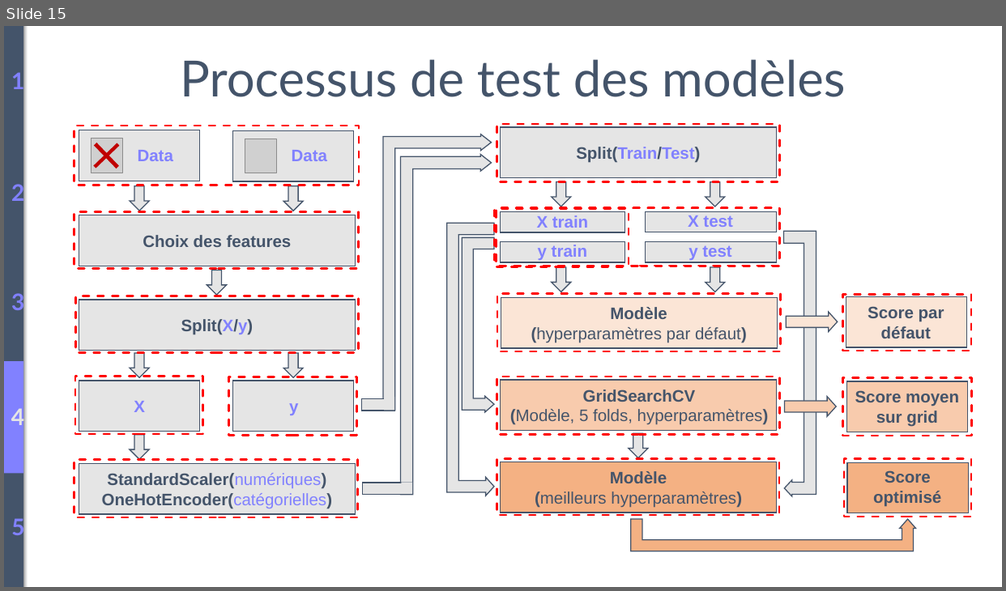
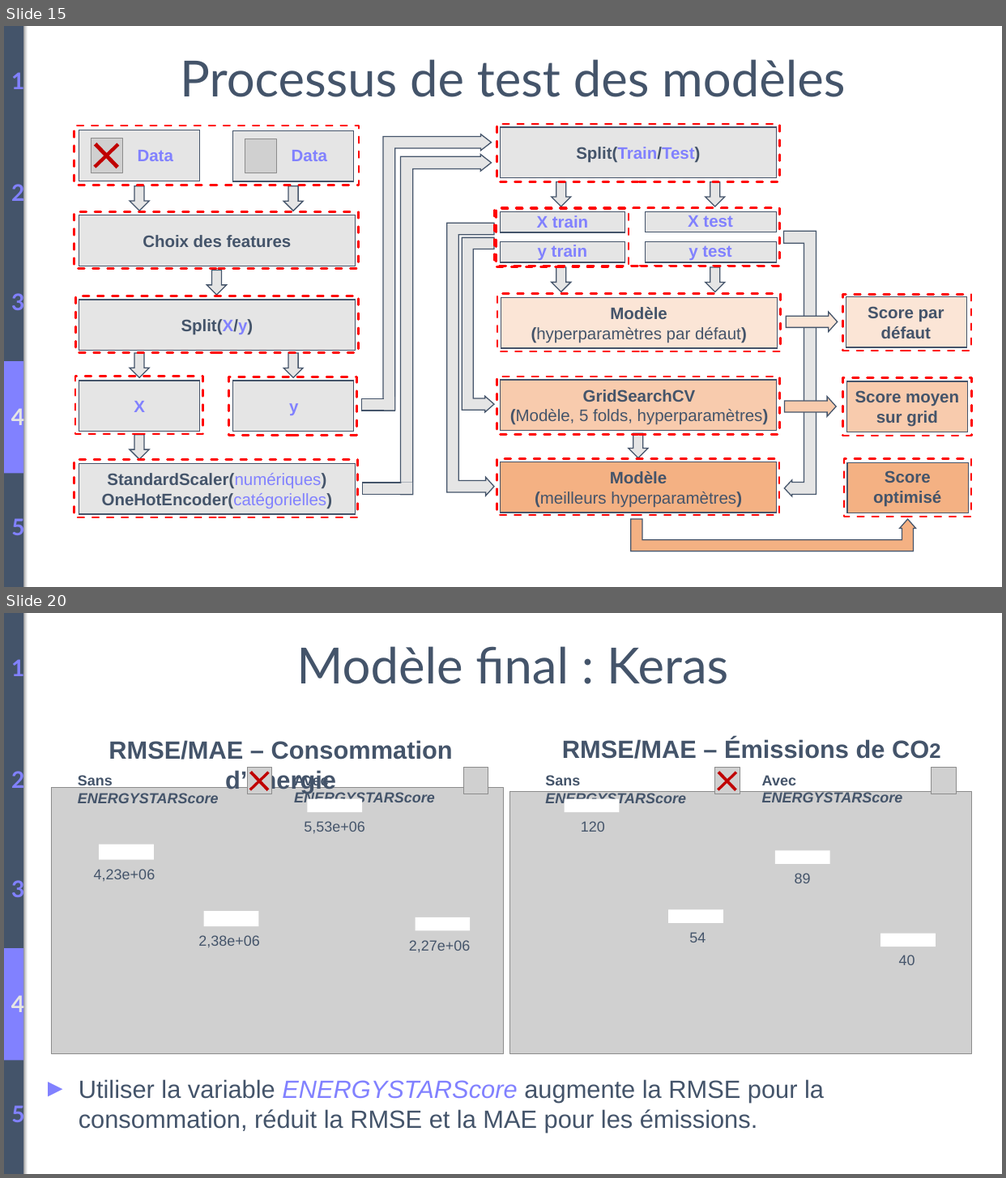
Before and after one commit to BiGHeaDMaX/Predire-Consommation-et-Emissions-de-Batiments, a slide deck: Présentation.pptx. Shown one above the other, each under a label of ours: slide 15 before the commit, slides 15 and 20 after it; the slides between them are not shown. The pictures are 1006x591 and 1006x1178 pixels, drawn with LibreOffice and Linux fonts; fonts in the diff are those of the drawing; grey boxes stand for pictures. Boxes give left, top, right and bottom in pixels: in the first picture for what was removed or moved away, otherwise in the second. Text is boxed around its words. In the diff, an @@ line names an element or a change of style, - is before the commit and + after.

```diff
--- a/Présentation.pptx
+++ b/Présentation.pptx
@@ slide 20 added at (x1=4, y1=613, x2=1002, y2=1174), background #FFFFFF @@
@@ rectangle added at (x1=4, y1=613, x2=23, y2=1174), fill #44546A @@
@@ text added at (x1=11, y1=657, x2=24, y2=681), 22 pt, text #8181FF, bold @@
+1
@@ text added at (x1=296, y1=646, x2=728, y2=684), 48 pt, text #44546A @@
+Modèle final : Keras
@@ text added at (x1=11, y1=769, x2=24, y2=793), 22 pt, text #8181FF, bold @@
+2
@@ text added at (x1=11, y1=878, x2=24, y2=902), 22 pt, text #8181FF, bold @@
+3
@@ group added at (x1=52, y1=740, x2=503, y2=1053): 7 texts, 4 rectangles, 3 pictures, 1 plus @@
+RMSE/MAE – Consommation d’énergie
+Sans ENERGYSTARScore
+Avec ENERGYSTARScore
+4,23e+06
+2,38e+06
+5,53e+06
+2,27e+06
@@ rectangle added at (x1=4, y1=948, x2=23, y2=1060), fill #8181FF @@
@@ group added at (x1=510, y1=739, x2=972, y2=1053): 7 texts, 4 rectangles, 3 pictures, 1 plus @@
+RMSE/MAE – Émissions de CO2
+Sans ENERGYSTARScore
+Avec ENERGYSTARScore
+120
+54
+89
+40
@@ text added at (x1=11, y1=992, x2=24, y2=1016), 22 pt, text #E5E5E5, bold @@
+4
@@ text added at (x1=79, y1=1080, x2=824, y2=1132), 24 pt, text #44546A @@
+► Utiliser la variable ENERGYSTARScore augmente la RMSE pour la consommation, réduit la RMSE et la MAE pour les émissions.
@@ text added at (x1=11, y1=1102, x2=24, y2=1127), 22 pt, text #8181FF, bold @@
+5
```
Also in this commit, not shown: 4 slides changed, 2 other slides added.
